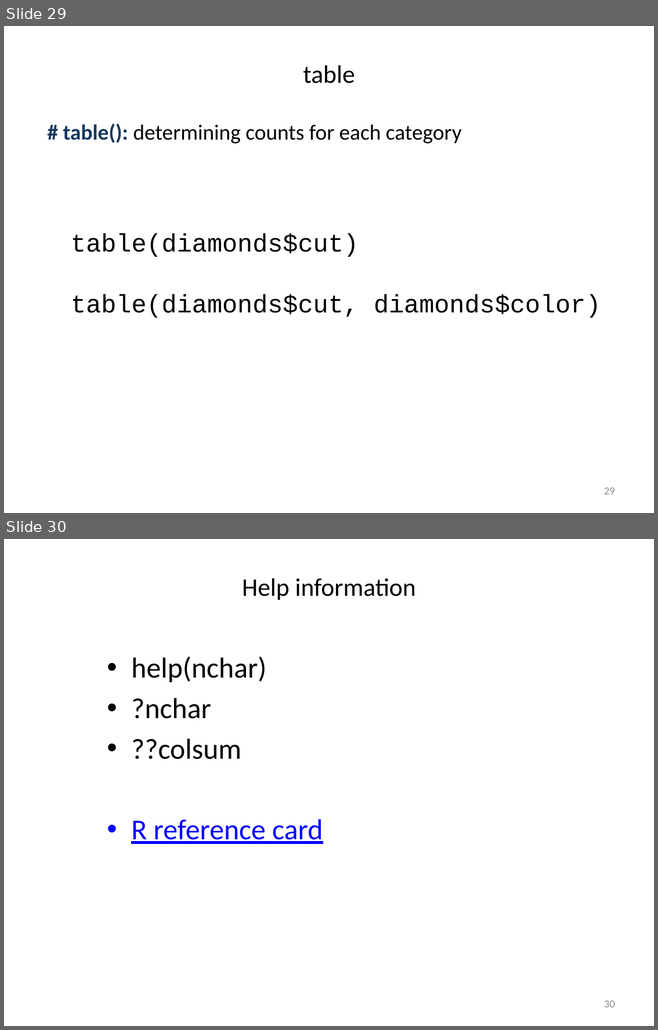
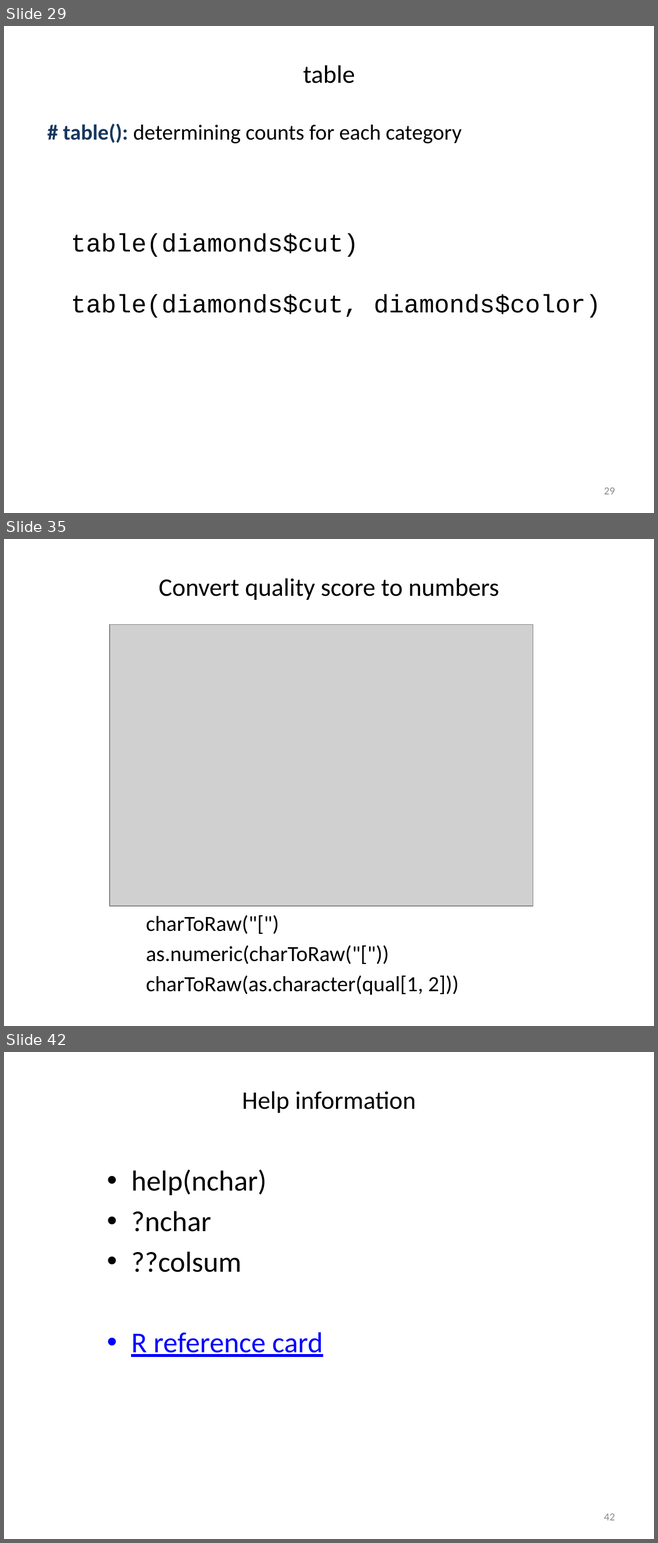
Before and after one commit to liu3zhenlab/teaching, a slide deck: PLPTH813Bioinformatis/2021/labs/lab03_R.pptx. Shown one above the other, each under a label of ours: slides 29 and 30 before the commit, slides 29, 35 and 42 after it; the slides between them are not shown. The pictures are 658x1030 and 658x1543 pixels, drawn with LibreOffice and Linux fonts; fonts in the diff are those of the drawing; grey boxes stand for pictures. Boxes give left, top, right and bottom in pixels: in the first picture for what was removed or moved away, otherwise in the second. Text is boxed around its words. In the diff, an @@ line names an element or a change of style, - is before the commit and + after.

```diff
--- a/PLPTH813Bioinformatis/2021/labs/lab03_R.pptx
+++ b/PLPTH813Bioinformatis/2021/labs/lab03_R.pptx
@@ slide 35 added at (4,539,654,1026), background #FFFFFF @@
@@ title added at (159,578,499,600), 28 pt, text #000000 @@
+Convert quality score to numbers
@@ picture added at (109,625,533,906) @@
@@ text added at (146,915,459,995), 24 pt, text #000000 @@
+charToRaw("[")
+as.numeric(charToRaw("["))
+charToRaw(as.character(qual[1, 2]))
@@ what was slide 30 is now slide 42 @@
@@ page number at (604,1514,615,1521): text changed @@
-30
+42
```
Also in this commit, not shown: 11 other slides added, 14 other files.
